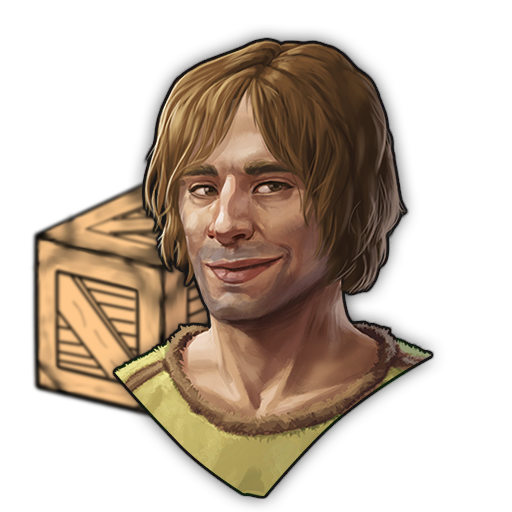
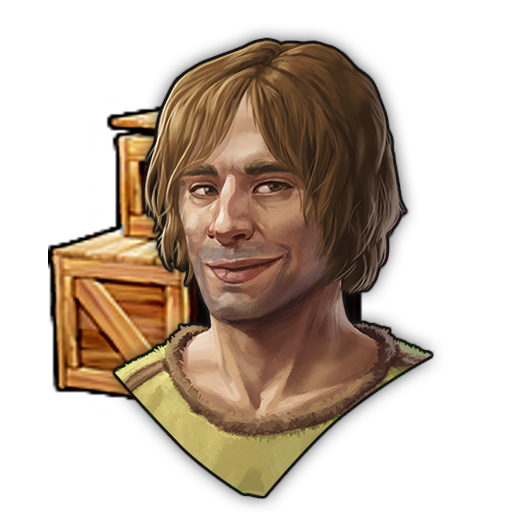
Layered file, before and after one edit (w=512, h=512). Changes by layer:
painted on "Background" over [30, 105, 363, 421]
added layer "crates_a1800" above "Malebene 6 Zusammengeführt" over [43, 105, 363, 421]
hid "Malebene 6 Zusammengeführt" over [30, 105, 363, 421]
